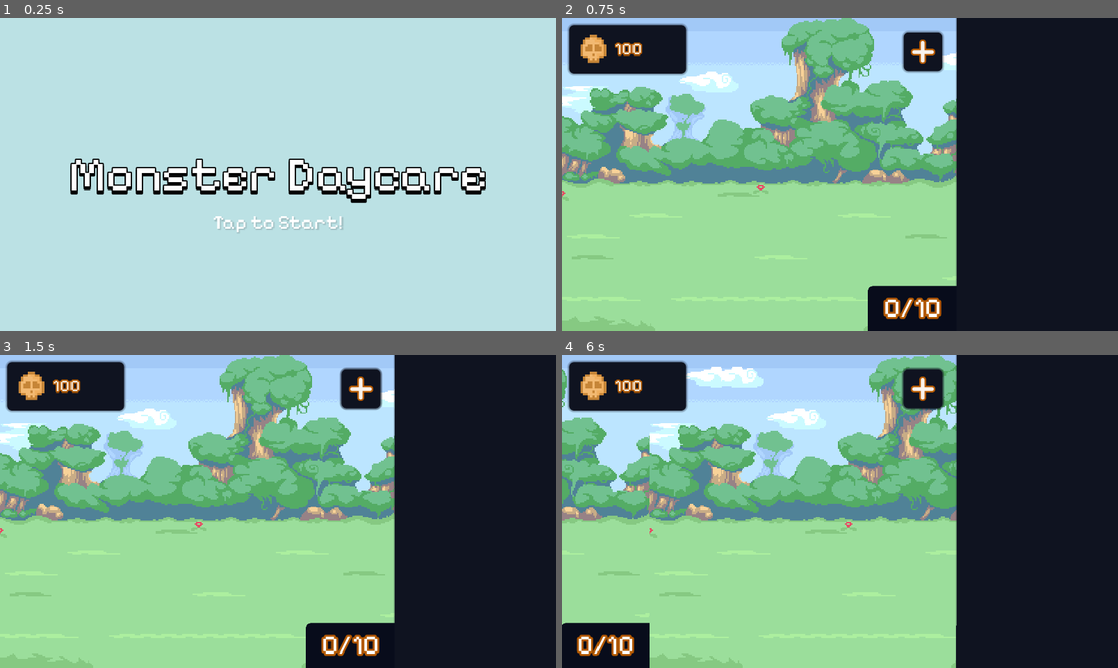
Above: before the commit, frames 1-4 (two rows, left to right).
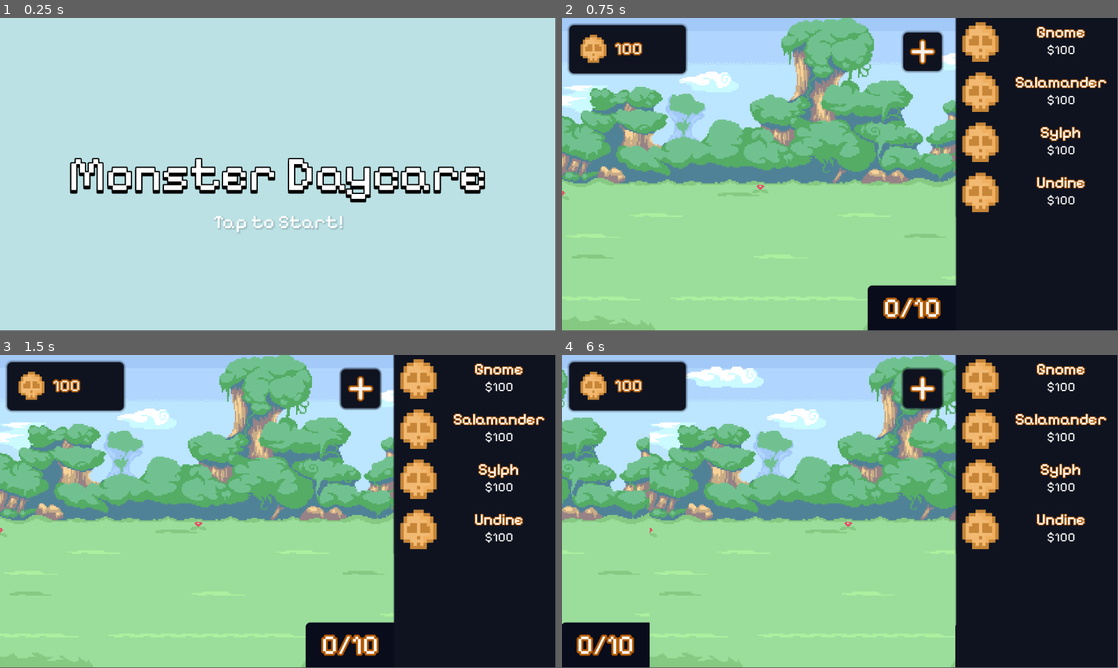
Above: after the commit, the same moments.

Repository: verstraate/monster-daycare
Game: Godot game, scene res://_Scenes/MainMenu/main_menu.tscn
Two runs of this game, one before a commit and one after it. Both use one fixed random seed, a clock stepped at 60 frames per second and the inputs below.
Inputs (mouse positions are in pixels of both pictures, inside the frame that each line leads up to):
- Up to frame 1 (0.25 s): no input
- Up to frame 2 (0.75 s): click (840, 174) at 0.5 s
- Up to frame 3 (1.5 s): click (361, 389) at 1.25 s
- Up to frame 4 (6 s): click (923, 389) at 2 s; click (923, 389) at 2.75 s; tap Enter at 3.5, 5 s; move the mouse to (962, 495) at 3.52 s; press the mouse at (962, 495) at 3.53 s; tap Space at 4.25, 5.75 s; move the mouse to (728, 527) at 4.27 s; release the mouse at (728, 527) at 4.28 s; click (728, 527) at 4.35 s; move the mouse to (895, 442) at 5.02 s; press the mouse at (895, 442) at 5.03 s; move the mouse to (812, 574) at 5.77 s; release the mouse at (812, 574) at 5.78 s; click (812, 574) at 5.85 s
The window is 800x450 before the commit and 799x449 after it. Grey fills any space a smaller window leaves; there, only what the larger window draws over its background counts as a difference.

The runs differ from the first frame. In frame 1, 2.5% of the frame differs, in the area x 12-88%, y 44-69%; in frame 2, 7.0%; in frame 3, 7.0%, in the area x 0-98%, y 0-100%; in frame 4, 6.9%.

Commit message:
feat: Displayed shop items on in MonsterShop

Diff:
--- a/Resources/Monsters/gnome.tres
+++ b/Resources/Monsters/gnome.tres
@@ -8,6 +8,7 @@
 id = "gnome"
 display_name = "Gnome"
 sprite = ExtResource("2_t1dqi")
+price = "100"
 base_produce = "1"
 base_upgrade = "10"
 base_upgrade_multiplier = 10.0
--- a/Resources/Monsters/salamander.tres
+++ b/Resources/Monsters/salamander.tres
@@ -8,6 +8,7 @@
 id = "salamander"
 display_name = "Salamander"
 sprite = ExtResource("2_3oopk")
+price = "100"
 base_produce = "1"
 base_upgrade = "10"
 base_upgrade_multiplier = 0.0
--- a/Resources/Monsters/sylph.tres
+++ b/Resources/Monsters/sylph.tres
@@ -8,6 +8,7 @@
 id = "sylph"
 display_name = "Sylph"
 sprite = ExtResource("2_sqm5i")
+price = "100"
 base_produce = "1"
 base_upgrade = "10"
 base_upgrade_multiplier = 10.0
--- a/Resources/Monsters/undine.tres
+++ b/Resources/Monsters/undine.tres
@@ -8,6 +8,7 @@
 id = "undine"
 display_name = "Undine"
 sprite = ExtResource("2_vugdf")
+price = "100"
 base_produce = "1"
 base_upgrade = "10"
 base_upgrade_multiplier = 10.0
--- a/Scripts/Resources/Monsters/base_monster.gd
+++ b/Scripts/Resources/Monsters/base_monster.gd
@@ -5,6 +5,7 @@
 @export var id: String
 @export var display_name: String
 @export var sprite: Texture2D
+@export var price: String
 @export var base_produce: String
 @export var base_upgrade: String
 @export var base_upgrade_multiplier: float
--- a/_Scenes/Game/main_ui.tres
+++ b/_Scenes/Game/main_ui.tres
@@ -1,4 +1,6 @@
-[gd_resource type="Theme" load_steps=3 format=3 uid="uid://dw80nkeq5acxs"]
+[gd_resource type="Theme" load_steps=4 format=3 uid="uid://dw80nkeq5acxs"]
+
+[ext_resource type="FontFile" uid="uid://dqvbym68fy33l" path="res://Assets/Fonts/pixel.ttf" id="1_egv26"]
 
 [sub_resource type="StyleBoxFlat" id="StyleBoxFlat_epmdt"]
 bg_color = Color(0.0588235, 0.0745098, 0.12549, 1)
@@ -15,5 +17,9 @@
 border_color = Color(0.8, 0.8, 0.8, 0)
 
 [resource]
+Label/colors/font_outline_color = Color(0.701961, 0.34902, 0, 1)
+Label/constants/outline_size = 6
+Label/font_sizes/font_size = 14
+Label/fonts/font = ExtResource("1_egv26")
 Panel/styles/panel = SubResource("StyleBoxFlat_epmdt")
 PanelContainer/styles/panel = SubResource("StyleBoxFlat_c1xgh")
--- /dev/null
+++ b/_Scenes/ShopItem/shop_item.gd
@@ -0,0 +1,31 @@
+class_name ShopItem
+extends Panel
+
+var _icon: TextureRect
+var _display_name: Label
+var _price: Label
+var _is_setup: bool = false
+
+var monster: BaseMonster
+
+func setup_item(new_monster: BaseMonster) -> void:
+	if !_is_setup:
+		_icon = $Icon
+		_display_name = $DisplayName
+		_price = $Price
+
+		_is_setup = true
+
+	monster = new_monster
+
+	_icon.texture = monster.sprite
+
+	var scale_width: int = get_parent().size.x - _icon.size.x
+
+	_display_name.add_theme_font_size_override("font_size", floori(scale_width / 7))
+	_display_name.text = monster.display_name
+
+	var place_groups: int = ceili(float(monster.price.length()) / 3) - 2
+	var price_suffix: String = Utils.NUMBER_SUFFIXES.find_key(place_groups) if place_groups >= 0 else ""
+	_price.add_theme_font_size_override("font_size", floori(scale_width / 8.5))
+	_price.text = "$%s%s" % [monster.price, price_suffix]
--- /dev/null
+++ b/_Scenes/ShopItem/shop_item.tscn
@@ -0,0 +1,56 @@
+[gd_scene load_steps=3 format=3 uid="uid://b5xjor4rx368d"]
+
+[ext_resource type="Script" path="res://_Scenes/ShopItem/shop_item.gd" id="1_g7o87"]
+[ext_resource type="Theme" uid="uid://dw80nkeq5acxs" path="res://_Scenes/Game/main_ui.tres" id="2_rs1si"]
+
+[node name="ShopItem" type="Panel"]
+custom_minimum_size = Vector2(200, 100)
+theme = ExtResource("2_rs1si")
+script = ExtResource("1_g7o87")
+
+[node name="Icon" type="TextureRect" parent="."]
+custom_minimum_size = Vector2(100, 100)
+layout_mode = 1
+anchors_preset = 4
+anchor_top = 0.5
+anchor_bottom = 0.5
+offset_top = -50.0
+offset_right = 100.0
+offset_bottom = 50.0
+grow_vertical = 2
+expand_mode = 2
+
+[node name="DisplayName" type="Label" parent="."]
+texture_filter = 1
+custom_minimum_size = Vector2(100, 50)
+layout_mode = 1
+anchors_preset = -1
+anchor_right = 1.0
+anchor_bottom = 1.0
+offset_left = 100.0
+offset_bottom = -50.0
+grow_horizontal = 0
+theme = ExtResource("2_rs1si")
+text = "display_name"
+horizontal_alignment = 1
+vertical_alignment = 2
+
+[node name="Price" type="Label" parent="."]
+texture_filter = 1
+custom_minimum_size = Vector2(100, 50)
+layout_mode = 1
+anchors_preset = -1
+anchor_right = 1.0
+anchor_bottom = 1.0
+offset_left = 100.0
+offset_top = 50.0
+grow_horizontal = 0
+grow_vertical = 0
+theme = ExtResource("2_rs1si")
+theme_override_colors/font_shadow_color = Color(0, 0, 0, 0.392157)
+theme_override_constants/shadow_offset_x = 0
+theme_override_constants/shadow_offset_y = 1
+theme_override_constants/outline_size = 0
+theme_override_constants/shadow_outline_size = 1
+text = "$10M"
+horizontal_alignment = 1
--- a/_Scenes/UI/enclosure_manager.gd
+++ b/_Scenes/UI/enclosure_manager.gd
@@ -19,7 +19,7 @@
 func _ready() -> void:
 	_add_enclosure()
 
-func _process(delta: float) -> void:
+func _process(_delta: float) -> void:
 	if Input.is_action_just_pressed("press") and not swiping:
 		var mouse_pos = get_global_mouse_position()
 		swiping = get_rect().has_point(mouse_pos)
--- /dev/null
+++ b/_Scenes/UI/monster_shop.gd
@@ -0,0 +1,24 @@
+class_name MonsterShop
+extends Panel
+
+@onready
+var monster_parent: BoxContainer = $Monsters
+const SHOP_IEM = preload("res://_Scenes/ShopItem/shop_item.tscn")
+
+@export var monsters_for_sale: Array[BaseMonster] = []
+signal shop_updated(monsters_changed: Array[BaseMonster])
+
+func _ready() -> void:
+	shop_updated.connect(_display_monsters)
+	_display_monsters(monsters_for_sale)
+
+func add_monsters_to_shop(new_monsters: Array[BaseMonster]) -> void:
+	monsters_for_sale.append_array(new_monsters)
+	shop_updated.emit(new_monsters)
+
+func _display_monsters(monsters_changed: Array[BaseMonster]) -> void:
+	if monster_parent.get_child_count() != monsters_for_sale.size():
+		for monster in monsters_changed:
+			var monster_shop_item: ShopItem = SHOP_IEM.instantiate()
+			monster_parent.add_child(monster_shop_item)
+			monster_shop_item.setup_item(monster)
--- a/_Scenes/UI/ui.tscn
+++ b/_Scenes/UI/ui.tscn
@@ -1,11 +1,17 @@
-[gd_scene load_steps=7 format=3 uid="uid://33dpkdbpx7lf"]
+[gd_scene load_steps=13 format=3 uid="uid://33dpkdbpx7lf"]
 
 [ext_resource type="Theme" uid="uid://dw80nkeq5acxs" path="res://_Scenes/Game/main_ui.tres" id="1_dxera"]
 [ext_resource type="Script" path="res://_Scenes/UI/ui_manager.gd" id="1_ofums"]
 [ext_resource type="Theme" uid="uid://cehswbxg4ymwm" path="res://_Scenes/Game/money_ui.tres" id="2_gu6w1"]
 [ext_resource type="Script" path="res://_Scenes/UI/enclosure_manager.gd" id="3_u7l7d"]
 [ext_resource type="Texture2D" uid="uid://baxrai53v1hmb" path="res://Assets/Sprites/money.png" id="4_eusta"]
+[ext_resource type="Script" path="res://_Scenes/UI/monster_shop.gd" id="6_uvm37"]
+[ext_resource type="Script" path="res://Scripts/Resources/Monsters/base_monster.gd" id="7_1j37f"]
 [ext_resource type="Texture2D" uid="uid://b1ejn0q8u4s2i" path="res://Assets/Sprites/plus.png" id="7_g2t2n"]
+[ext_resource type="Resource" uid="uid://cwjm80eb4sc3s" path="res://Resources/Monsters/gnome.tres" id="8_66jej"]
+[ext_resource type="Resource" uid="uid://bq63fe1u7chxe" path="res://Resources/Monsters/salamander.tres" id="9_cw5ys"]
+[ext_resource type="Resource" uid="uid://bqp3ucknwv2rc" path="res://Resources/Monsters/sylph.tres" id="10_a6oe6"]
+[ext_resource type="Resource" uid="uid://4gclqar1tqq5" path="res://Resources/Monsters/undine.tres" id="11_p0elb"]
 
 [node name="UI" type="CanvasLayer" groups=["UI"]]
 script = ExtResource("1_ofums")
@@ -54,8 +60,10 @@
 grow_horizontal = 0
 grow_vertical = 2
 theme = ExtResource("1_dxera")
+script = ExtResource("6_uvm37")
+monsters_for_sale = Array[ExtResource("7_1j37f")]([ExtResource("8_66jej"), ExtResource("9_cw5ys"), ExtResource("10_a6oe6"), ExtResource("11_p0elb")])
 
-[node name="MonsterTypes" type="VBoxContainer" parent="MonsterShop"]
+[node name="Monsters" type="VBoxContainer" parent="MonsterShop"]
 layout_mode = 1
 anchors_preset = -1
 anchor_right = 1.0
--- a/project.godot
+++ b/project.godot
@@ -23,11 +23,10 @@
 [debug]
 
 gdscript/warnings/integer_division=0
+gdscript/warnings/narrowing_conversion=0
 
 [display]
 
-window/stretch/mode="canvas_items"
-window/stretch/aspect="expand"
 window/vsync/vsync_mode=0
 
 [dotnet]
